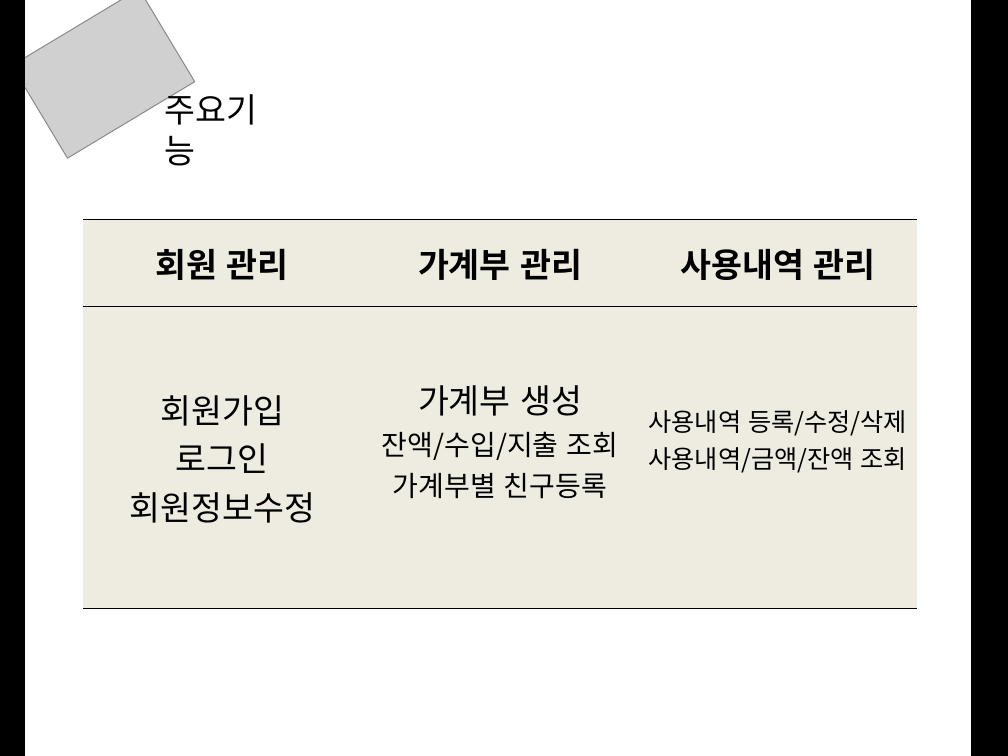
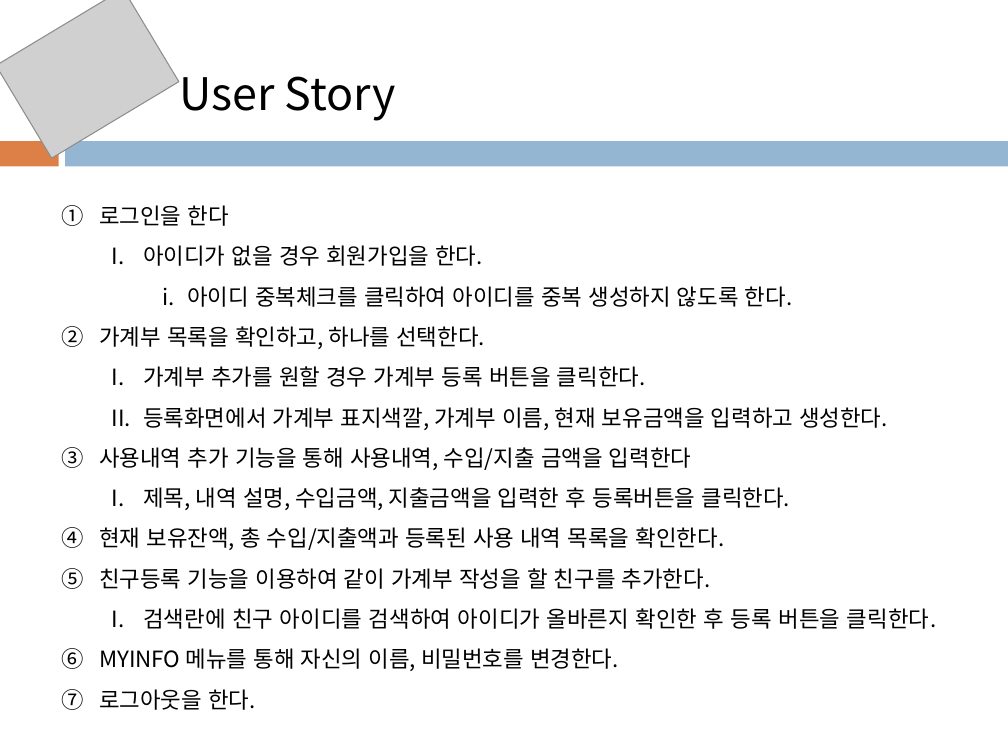
Before and after one commit to leegaeng/MoneyManagementProject, a slide deck: slide 3 of doc/최종산출물.pptx. Drawn at 1008x756 pixels with LibreOffice and Linux fonts; fonts in the diff are those of the drawing; grey boxes stand for pictures; background and template pictures are left out. Boxes give left, top, right and bottom in pixels: in the first picture for what was removed or moved away, otherwise in the second. Text is boxed around its words. In the diff, an @@ line names an element or a change of style, - is before the commit and + after.

```diff
--- a/doc/최종산출물.pptx
+++ b/doc/최종산출물.pptx
@@ picture: place and size @@
-picture at [12, 0, 195, 157]
+picture at [0, 0, 178, 157]
@@ rectangle removed at [0, 0, 24, 756] @@
@@ rectangle removed at [973, 0, 1008, 756] @@
@@ text at [179, 76, 396, 121]: text changed; size 24 to 32 pt @@
-주요기능
+User Story
@@ rectangle added at [0, 141, 58, 166], fill #DD8047 @@
@@ rectangle added at [66, 141, 1008, 166], fill #94B6D2 @@
@@ text added at [99, 205, 937, 710], 16 pt, text #000000 @@
+1. 로그인을 한다
+  I. 아이디가 없을 경우 회원가입을 한다.
+    i. 아이디 중복체크를 클릭하여 아이디를 중복 생성하지 않도록 한다.
+2. 가계부 목록을 확인하고, 하나를 선택한다.
+  I. 가계부 추가를 원할 경우 가계부 등록 버튼을 클릭한다.
+  II. 등록화면에서 가계부 표지색깔, 가계부 이름, 현재 보유금액을 입력하고 생성한다.
+3. 사용내역 추가 기능을 통해 사용내역, 수입/지출 금액을 입력한다
+  I. 제목, 내역 설명, 수입금액, 지출금액을 입력한 후 등록버튼을 클릭한다.
+4. 현재 보유잔액, 총 수입/지출액과 등록된 사용 내역 목록을 확인한다.
+5. 친구등록 기능을 이용하여 같이 가계부 작성을 할 친구를 추가한다.
+  I. 검색란에 친구 아이디를 검색하여 아이디가 올바른지 확인한 후 등록 버튼을 클릭한다.
+6. MYINFO 메뉴를 통해 자신의 이름, 비밀번호를 변경한다.
+7. 로그아웃을 한다.
@@ table removed at [84, 220, 918, 609], 2 rows, 3 columns @@
-회원 관리 | 가계부 관리 | 사용내역 관리
-회원가입 / 로그인 / 회원정보수정 | 가계부 생성 / 잔액/수입/지출 조회 / 가계부별 친구등록 | 사용내역 등록/수정/삭제 / 사용내역/금액/잔액 조회
```
Also in this commit, not shown: 3 other slides changed, 5 slides added, 2 slides removed.
